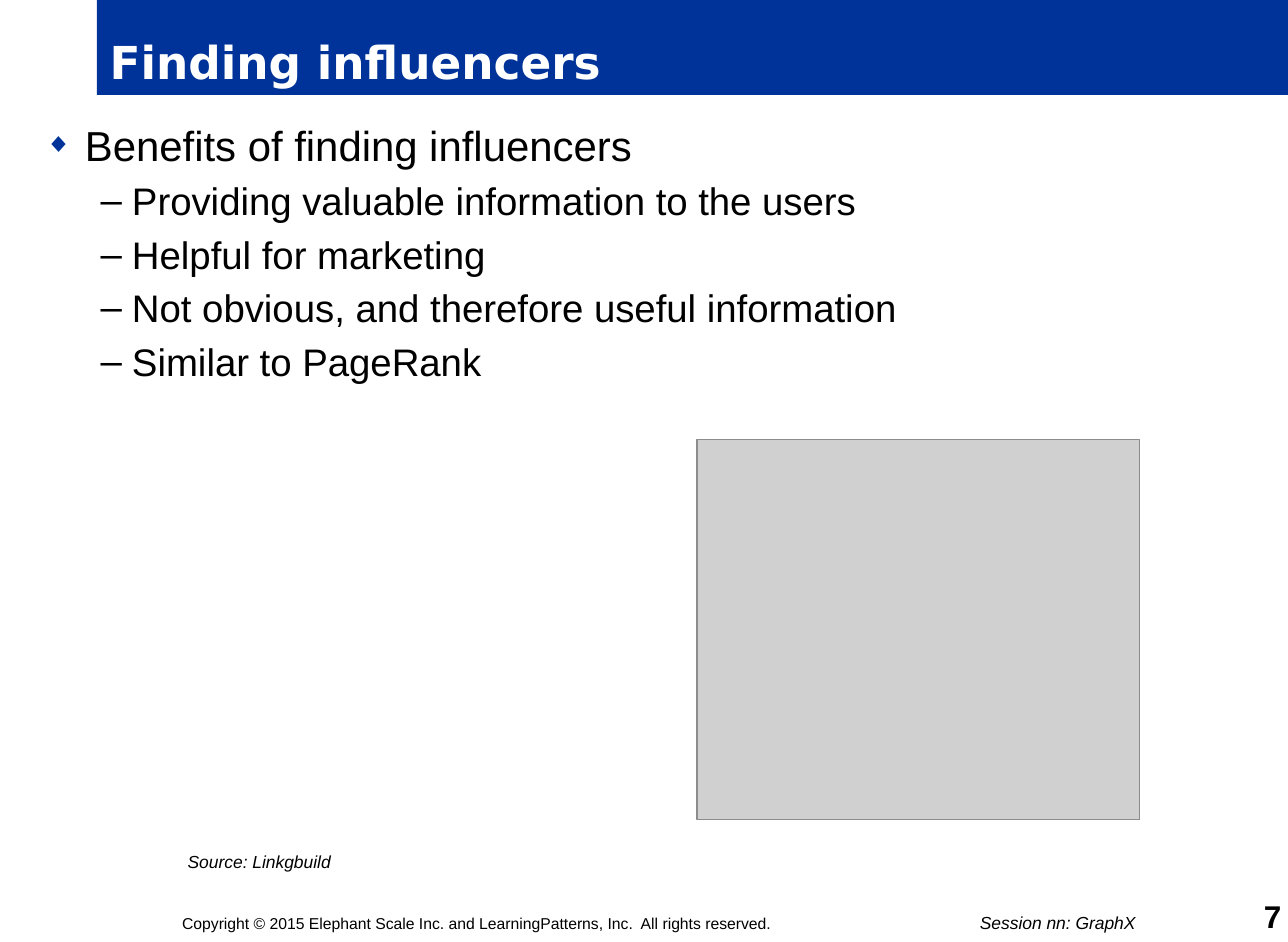
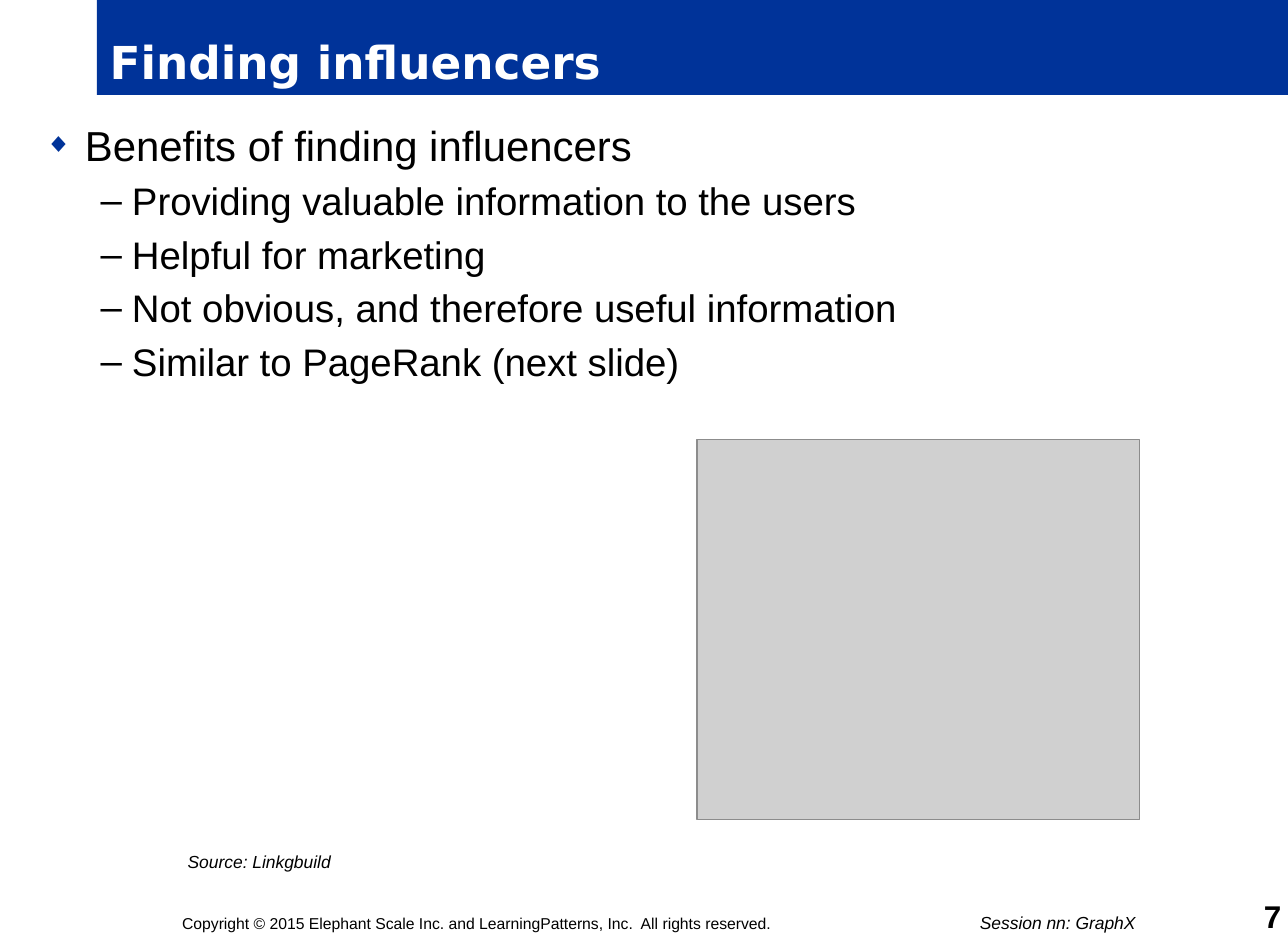
Before and after one commit to mattvinks/spark-labs, a slide deck: slide 7 of slides/nn_GraphX.pptm. Drawn at 1288x942 pixels with LibreOffice and Linux fonts; fonts in the diff are those of the drawing; grey boxes stand for pictures; background and template pictures are left out. Boxes give left, top, right and bottom in pixels: in the first picture for what was removed or moved away, otherwise in the second. Text is boxed around its words. In the diff, an @@ line names an element or a change of style, - is before the commit and + after.

Commit message:
username

```diff
--- a/slides/nn_GraphX.pptm
+++ b/slides/nn_GraphX.pptm
@@ text at <box>132,348,680,384</box>: text changed @@
-  – Similar to PageRank
+  – Similar to PageRank (next slide)
```
